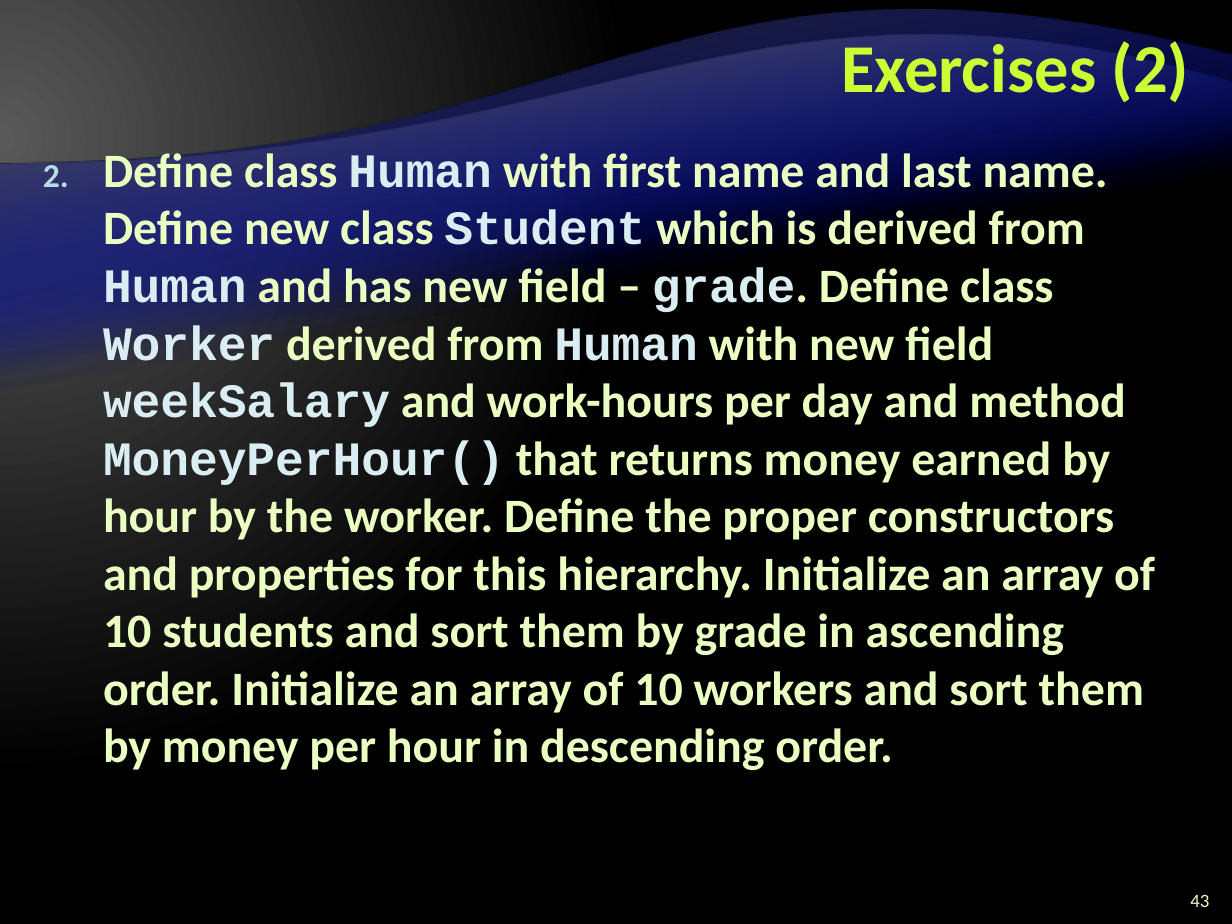
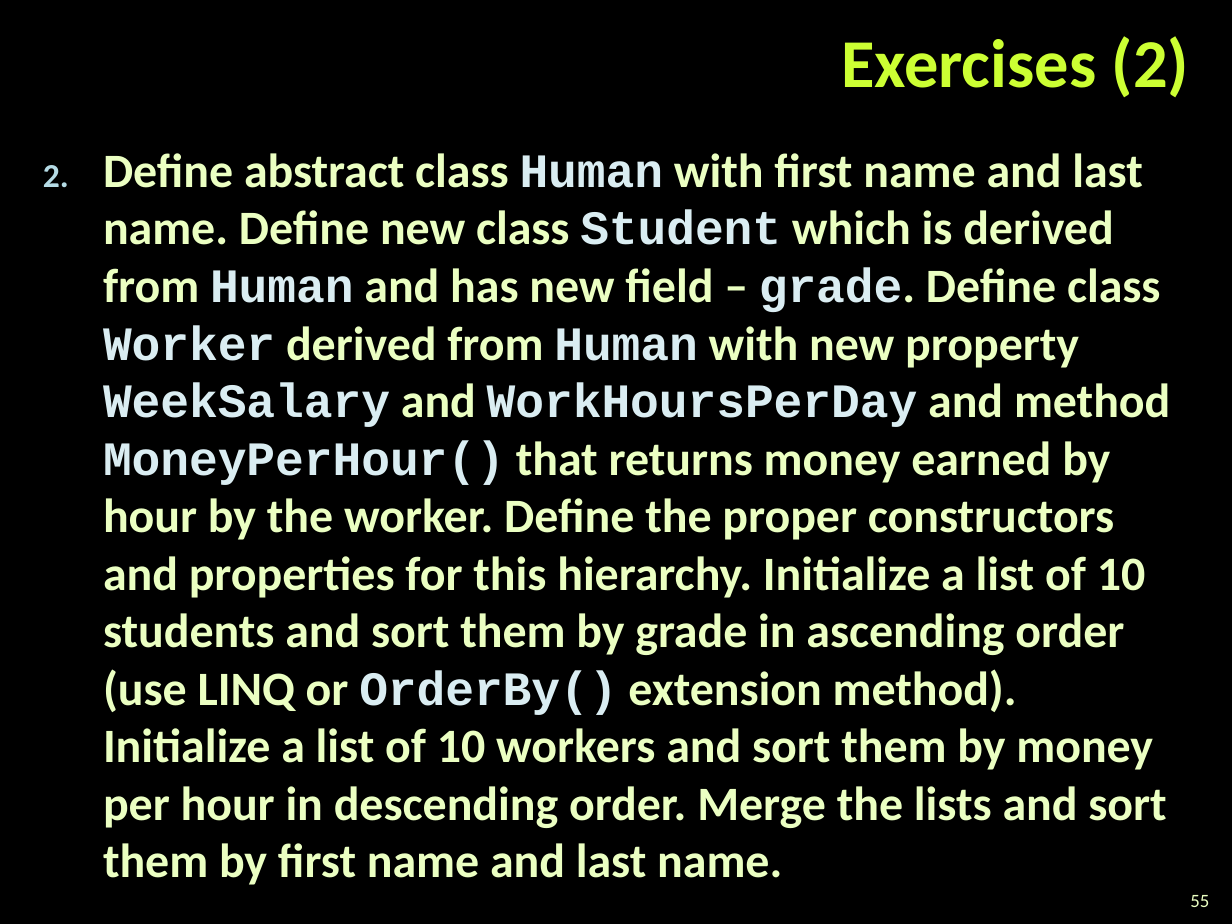
Before and after one commit to zlatkov/Telerik-Academy, a slide deck: slide 55 of C#OOP/Object-Oriented-Programming-Principles-Part-I.pptx (slide 43 before the commit). Drawn at 1232x924 pixels with LibreOffice and Linux fonts; fonts in the diff are those of the drawing; background and template pictures are left out. Boxes give left, top, right and bottom in pixels: in the first picture for what was removed or moved away, otherwise in the second. Text is boxed around its words. In the diff, an @@ line names an element or a change of style, - is before the commit and + after.

```diff
--- a/C#OOP/Object-Oriented-Programming-Principles-Part-I.pptx
+++ b/C#OOP/Object-Oriented-Programming-Principles-Part-I.pptx
@@ background gradient #595959 to #000000 to picture (left out) @@
@@ title "Exercises (2)" rewrapped from bbox=[841, 35, 1189, 102] to bbox=[841, 36, 1189, 97] @@
@@ freeform shape removed at bbox=[0, 55, 1232, 804] @@
@@ freeform shape removed at bbox=[0, 55, 1232, 804] @@
@@ freeform shape removed at bbox=[0, 83, 1232, 686] @@
@@ freeform shape removed at bbox=[0, 83, 1232, 686] @@
@@ text at bbox=[103, 153, 1170, 885]: text changed @@
-  2. Define class Human with first name and last name. Define new class Student which is derived from Human and has new field – grade. Define class Worker derived from Human with new field weekSalary and work-hours per day and method MoneyPerHour() that returns money earned by hour by the worker. Define the proper constructors and properties for this hierarchy. Initialize an array of 10 students and sort them by grade in ascending order. Initialize an array of 10 workers and sort them by money per hour in descending order.
+  2. Define abstract class Human with first name and last name. Define new class Student which is derived from Human and has new field – grade. Define class Worker derived from Human with new property WeekSalary and WorkHoursPerDay and method MoneyPerHour() that returns money earned by hour by the worker. Define the proper constructors and properties for this hierarchy. Initialize a list of 10 students and sort them by grade in ascending order (use LINQ or OrderBy() extension method). Initialize a list of 10 workers and sort them by money per hour in descending order. Merge the lists and sort them by first name and last name.
@@ page number at bbox=[1190, 895, 1209, 907]: text changed @@
-43
+55
```
Also in this commit, not shown: 41 other slides changed, 15 slides added, 2 slides removed, 37 other files.
